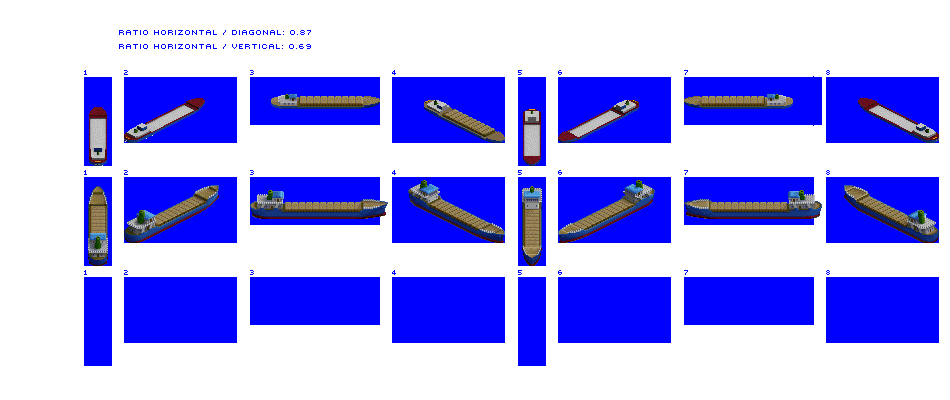
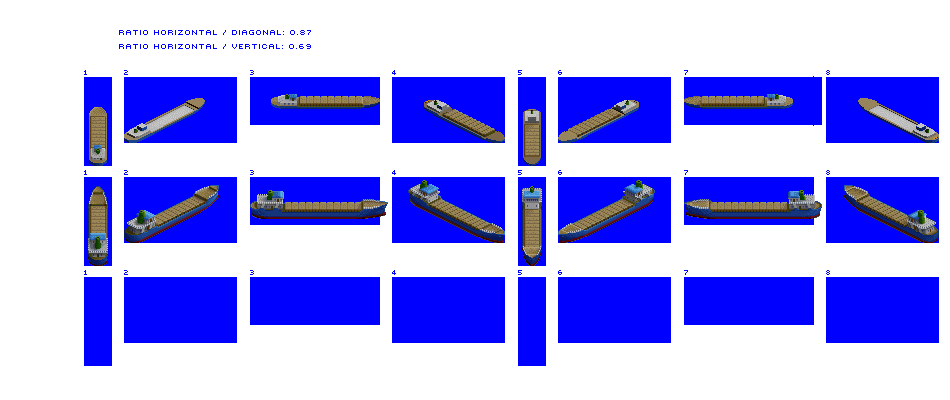
Layers edited between the first and the second 950px x 400px image:
painted on "Layer 1" over [523,109,621,137]
painted on "River Boat" over [89,98,939,166]
